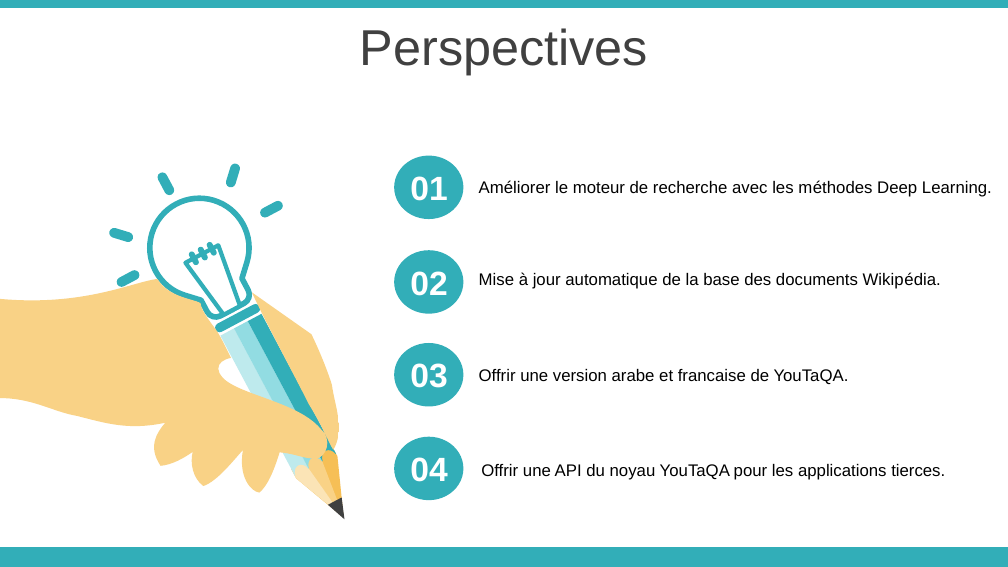
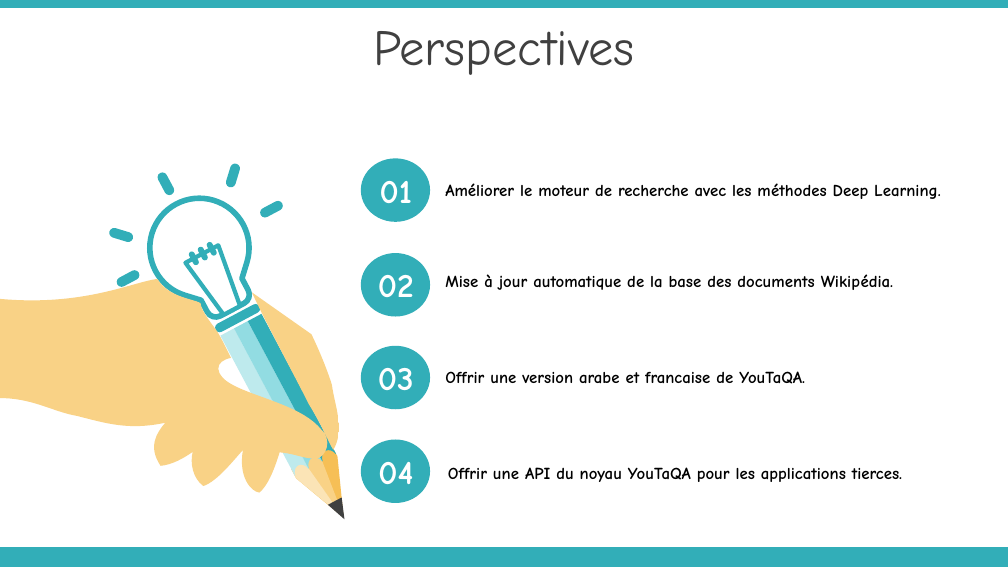
Before and after one commit to rbouadjenek/YouTaQA, a slide deck: slide 29 of Paper/présentation Soutenance Master AGABI & TIDAFI.pptx. Drawn at 1008x567 pixels with LibreOffice and Linux fonts; fonts in the diff are those of the drawing. Boxes give left, top, right and bottom in pixels: in the first picture for what was removed or moved away, otherwise in the second. Text is boxed around its words. In the diff, an @@ line names an element or a change of style, - is before the commit and + after.

```diff
--- a/Paper/présentation Soutenance Master AGABI & TIDAFI.pptx
+++ b/Paper/présentation Soutenance Master AGABI & TIDAFI.pptx
@@ text "Améliorer le moteur de recherche ...": place and size @@
-text "Améliorer le moteur de recherche ..." at bbox=[479, 180, 992, 197]
+text "Améliorer le moteur de recherche ..." at bbox=[445, 183, 941, 199]
@@ text "Mise à jour automatique de ...": place and size @@
-text "Mise à jour automatique de ..." at bbox=[479, 272, 941, 289]
+text "Mise à jour automatique de ..." at bbox=[445, 274, 893, 290]
@@ font Arial to Comic Neue in 5 elements at bbox=[374, 31, 635, 75], bbox=[380, 181, 412, 203], bbox=[378, 275, 414, 297], bbox=[378, 368, 414, 390], bbox=[378, 462, 413, 484] @@
@@ 4 texts: place and size @@
-4 texts at bbox=[410, 176, 447, 482]
+4 texts at bbox=[378, 181, 414, 484]
@@ 4 ellipses, 1 text: place and size @@
-4 ellipses, 1 text at bbox=[394, 155, 849, 500]
+4 ellipses, 1 text at bbox=[361, 158, 805, 503]
@@ font Arial to Comic Neue, bold on in 4 elements at bbox=[445, 183, 941, 199], bbox=[445, 274, 893, 290], bbox=[445, 371, 805, 384], bbox=[448, 467, 902, 482] @@
@@ text "Offrir une API du noyau ...": place and size @@
-text "Offrir une API du noyau ..." at bbox=[481, 464, 945, 480]
+text "Offrir une API du noyau ..." at bbox=[448, 467, 902, 482]
```
Also in this commit, not shown: 29 other slides changed, 1 slide added, 1 slide removed, 1 other file.
